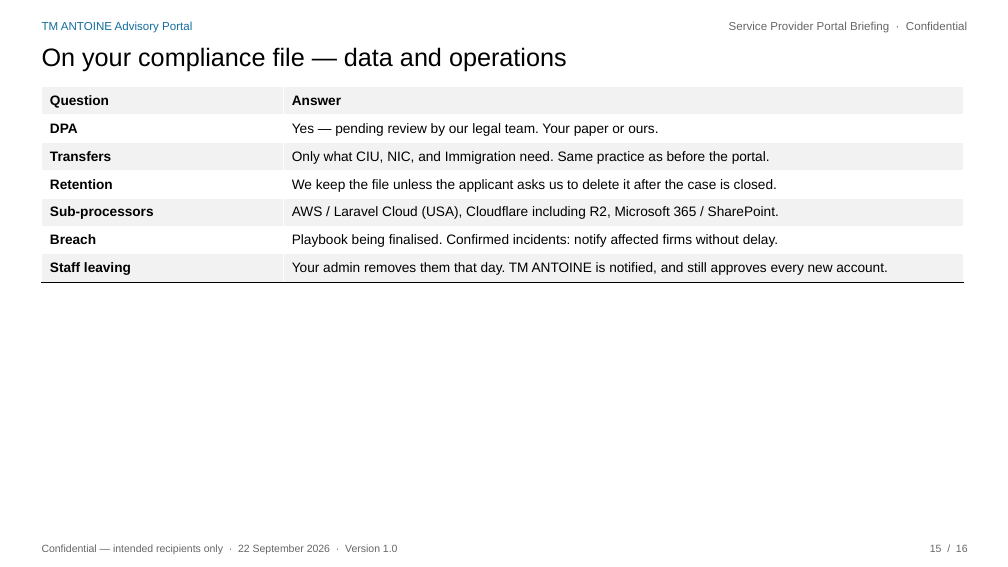
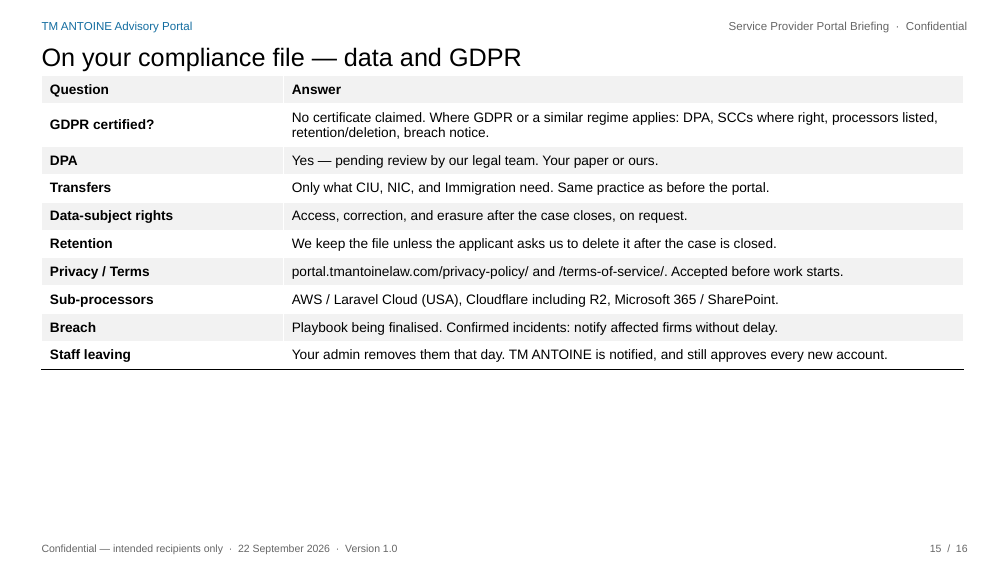
Before and after one commit to 4circlesinc/TMA-PORTAL, a slide deck: slide 15 of docs/TM-ANTOINE-Service-Provider-Webinar.pptx. Drawn at 1008x567 pixels with LibreOffice and Linux fonts; fonts in the diff are those of the drawing. Boxes give left, top, right and bottom in pixels: in the first picture for what was removed or moved away, otherwise in the second. Text is boxed around its words. In the diff, an @@ line names an element or a change of style, - is before the commit and + after.

```diff
--- a/docs/TM-ANTOINE-Service-Provider-Webinar.pptx
+++ b/docs/TM-ANTOINE-Service-Provider-Webinar.pptx
@@ text at box(42, 47, 522, 72): text changed @@
-On your compliance file — data and operations
+On your compliance file — data and GDPR
@@ table at box(42, 76, 964, 366) @@
+row 2: GDPR certified? | No certificate claimed. Where GDPR or a similar regime applies: DPA, SCCs where right, processors listed, retention/deletion, breach notice.
+row 5: Data-subject rights | Access, correction, and erasure after the case closes, on request.
+row 7: Privacy / Terms | portal.tmantoinelaw.com/privacy-policy/ and /terms-of-service/. Accepted before work starts.
@@ table: place and size @@
-table at box(42, 87, 964, 279)
+table at box(42, 76, 964, 366)
```
Also in this commit, not shown: 1 other slide changed, 7 other files.
